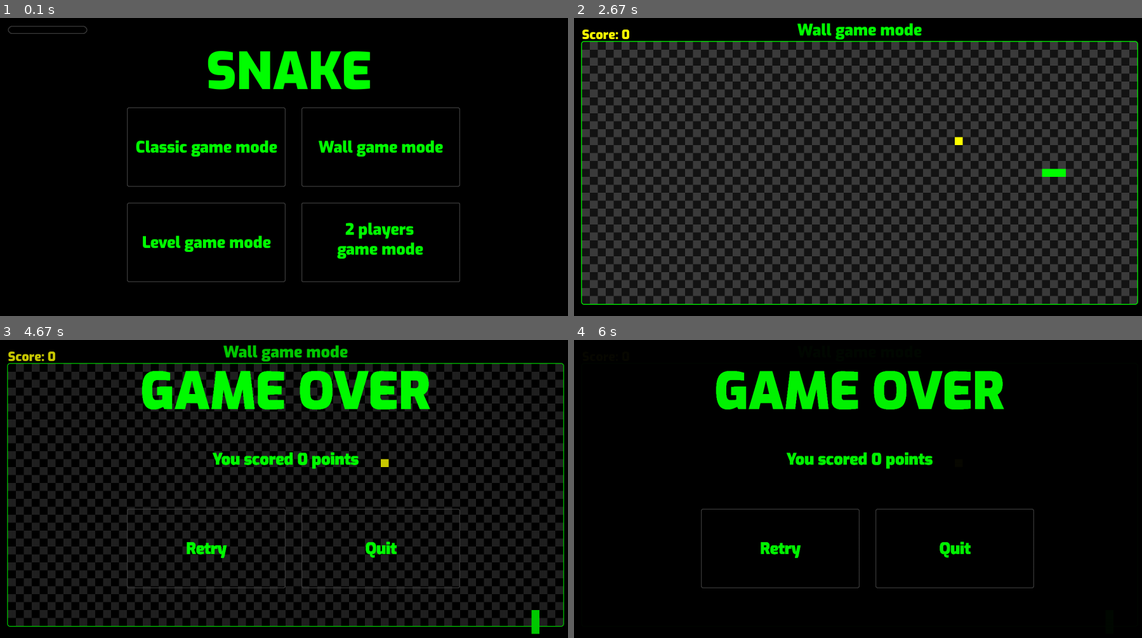
Above: before the commit, frames 1-4 (two rows, left to right).
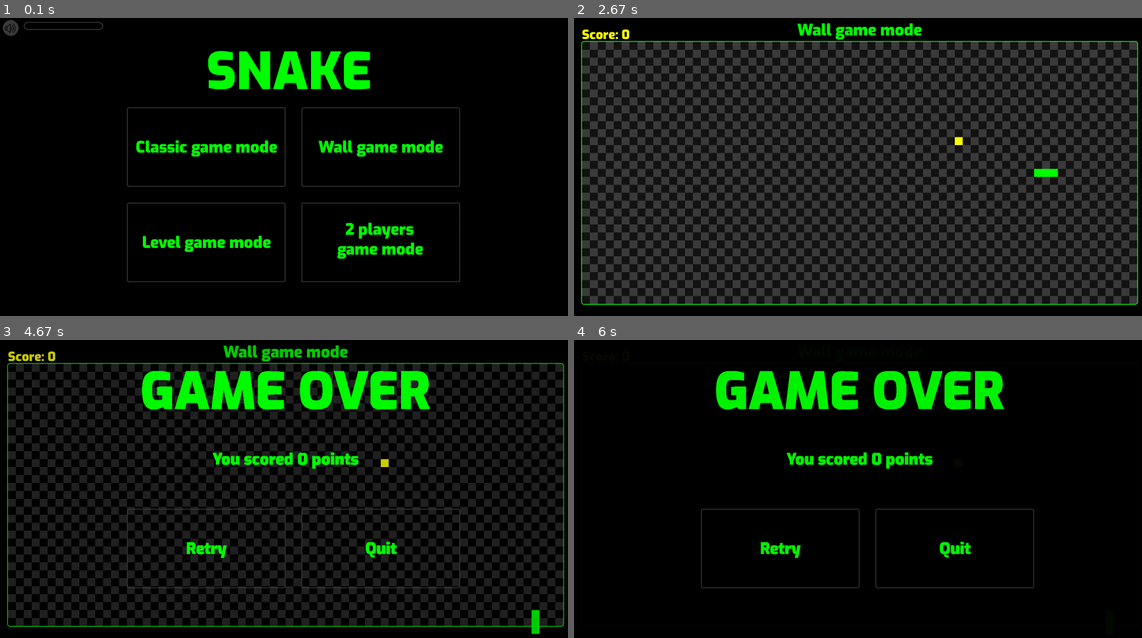
Above: after the commit, the same moments.

Repository: clemleri/Snake_pygame
Game: pygame game, started from Main.py
Same seed, same stepped clock (60 frames per second), same inputs: the game is played once before the commit and once after it.
Inputs (mouse positions are in pixels of both pictures, inside the frame that each line leads up to):
- Up to frame 1 (0.1 s): no input
- Up to frame 2 (2.67 s): press the mouse at (954, 146) at 0.37 s; move the mouse to (971, 155) at 0.47 s; release the mouse at (988, 164) at 0.6 s; tap Enter at 0.67 s; hold Right 1.03-1.5 s; move the mouse to (812, 158) at 1.07 s
- Up to frame 3 (4.67 s): hold Down 3.1-3.57 s; move the mouse to (397, 491) at 3.13 s; click (374, 471) at 4.48 s
- Up to frame 4 (6 s): tap Z at 4.77 s; tap S at 5.1 s

The runs differ from the first frame. In frame 1, 0.3% of the frame differs, in the area x 0-19%, y 0-6%; in frame 2, less than 0.1%; in frame 3, less than 0.1%; in frame 4, less than 0.1%.

Commit message:
volume setting

Diff:
--- a/Main.py
+++ b/Main.py
@@ -30,9 +30,10 @@
   def draw_button(self):
     button_rect = pygame.Rect(self.x,self.y,self.width,self.height)
     pygame.draw.rect(screen,color_grey,button_rect,2,self.border_radius)
-    text = font_normal_size.render(self.text, True, color_green)
-    text_rect = text.get_rect(center=button_rect.center)
-    screen.blit(text, text_rect)
+    if self.text != "":
+      text = font_normal_size.render(self.text, True, color_green)
+      text_rect = text.get_rect(center=button_rect.center)
+      screen.blit(text, text_rect)
 
   def hover_button(self, mouse_coo):
     if self.x <= mouse_coo[0] <= self.x + self.width and self.y <= mouse_coo[1] <= self.y+self.height:
@@ -58,11 +59,23 @@
     else:
       return False
 
-
-def setting_sound():
-
-  pass
-
+sound_button = False
+def setting_sound(event,button):
+  mouse = pygame.mouse.get_pos()
+  if event.type == pygame.MOUSEBUTTONDOWN:
+    distance = ((button.x - mouse[0]) ** 2 + (button.y - mouse[1]) ** 2) ** 0.5
+    if distance <= button.width/2:
+      sound_button = True
+      soustract_x = mouse[0] - button.x
+    elif event.type == pygame.MOUSEBUTTONUP:
+      if event.type == 1:
+          sound_button = False
+    elif event.type == pygame.MOUSEMOTION:
+      if sound_button:
+        mouse = pygame.mouse.get_pos()
+        button.x = mouse[0] - soustract_x
+  button.draw_button()
+  pygame.display.update((0,0,200,50))
 
 #------------------------------------function Game mode with the classic snake-------------------------------------
 def Snake_classic_function():
@@ -268,8 +281,12 @@
 lst_object_button = [button_Classic,button_Wall,button_Level,button_2_Players]
 
 button_quit = Main_window(760,425,"Quit",None)
-button_sound = Main_window(20,20,"",setting_sound,200,20,20)
+button_sound = Main_window(60,10,"",setting_sound,200,20,20)
 button_sound.draw_button()
+pygame.draw.circle(screen,color_grey,(27,25),20)
+screen.blit(image_volume,(10,10))
+
+
 #------------------------------------------function drawing the main window-----------------------------------------
 def draw_main_window(lst_object):
   title_text = font_high_size.render('SNAKE', True, color_green)
@@ -297,6 +314,7 @@
     clock.tick(FPS)
     mouse = pygame.mouse.get_pos()
     for event in pygame.event.get():
+      setting_sound(event,button_sound)
       if event.type == pygame.QUIT:
         running = False
       for object in lst_object:
--- a/Variable.py
+++ b/Variable.py
@@ -18,6 +18,10 @@
 font_little_size = pygame.font.Font('Assets/Font/Exo-Black.ttf', 32)
 font_normal_size = pygame.font.Font('Assets/Font/Exo-Black.ttf', 40)
 font_high_size = pygame.font.Font('Assets/Font/Exo-Black.ttf', 128)
+
+image_sound = pygame.image.load('Assets/Images/sound.png')
+image_volume = pygame.image.load('Assets/Images/volume.png')
+
 
 game_volume = 0.2
 
Binary file added: Assets/Images/sound.png
Binary file added: Assets/Images/volume.png
